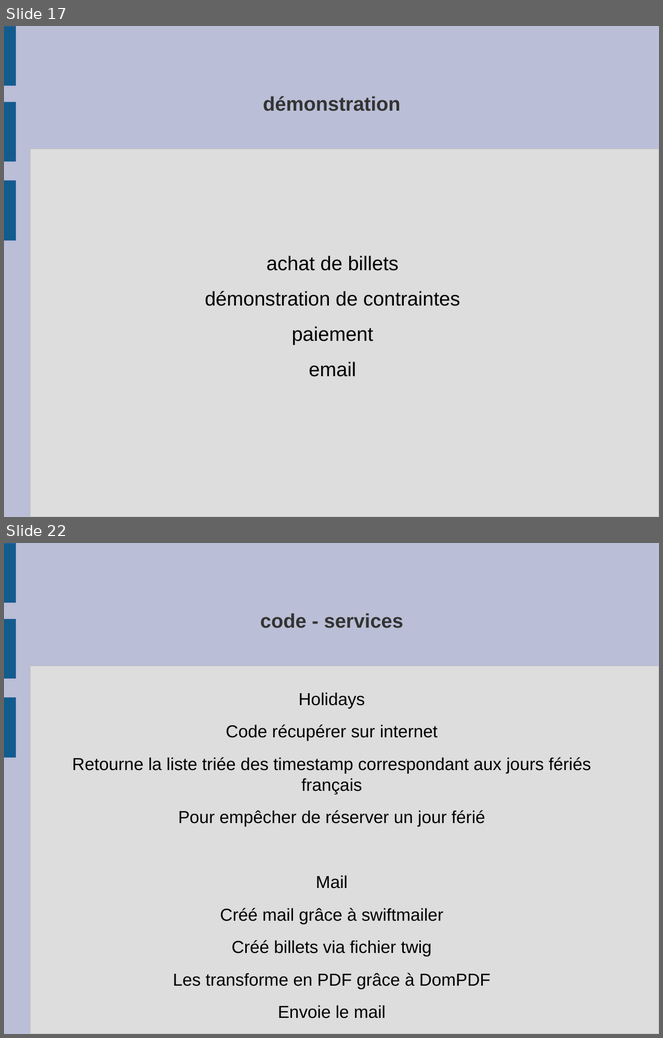
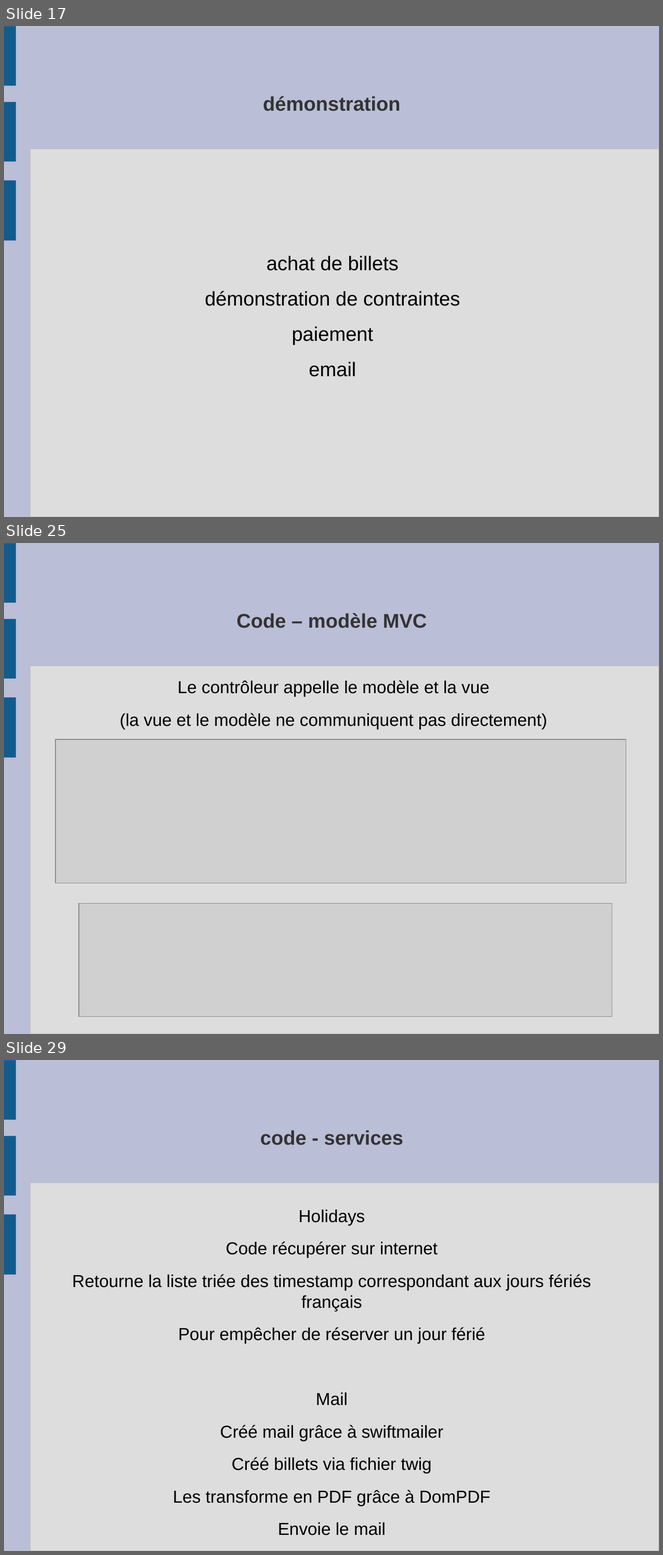
Before and after one commit to frederic-malard/OC_p4_louvre, a slide deck: 3 - diapos.odp. Shown one above the other, each under a label of ours: slides 17 and 22 before the commit, slides 17, 25 and 29 after it; the slides between them are not shown. The pictures are 663x1038 and 663x1555 pixels, drawn with LibreOffice and Linux fonts; fonts in the diff are those of the drawing; grey boxes stand for pictures. Boxes give left, top, right and bottom in pixels: in the first picture for what was removed or moved away, otherwise in the second. Text is boxed around its words. In the diff, an @@ line names an element or a change of style, - is before the commit and + after.

```diff
--- a/3 - diapos.odp
+++ b/3 - diapos.odp
@@ slide 25 added at box(4, 543, 659, 1034), background #BABED6; not listed: 4 template elements that a slide beside it also shows @@
@@ title added at box(236, 613, 427, 628), 24 pt, text #333333, bold @@
+Code – modèle MVC
@@ text added at box(120, 680, 547, 729), 21 pt, text #000000 @@
+Le contrôleur appelle le modèle et la vue
+(la vue et le modèle ne communiquent pas directement)
@@ picture added at box(55, 740, 627, 884) @@
@@ picture added at box(79, 904, 613, 1017) @@
@@ what was slide 22 is now slide 29 @@
```
Also in this commit, not shown: 4 slides changed, 7 other slides added, 1 slide removed, 4 other files.
